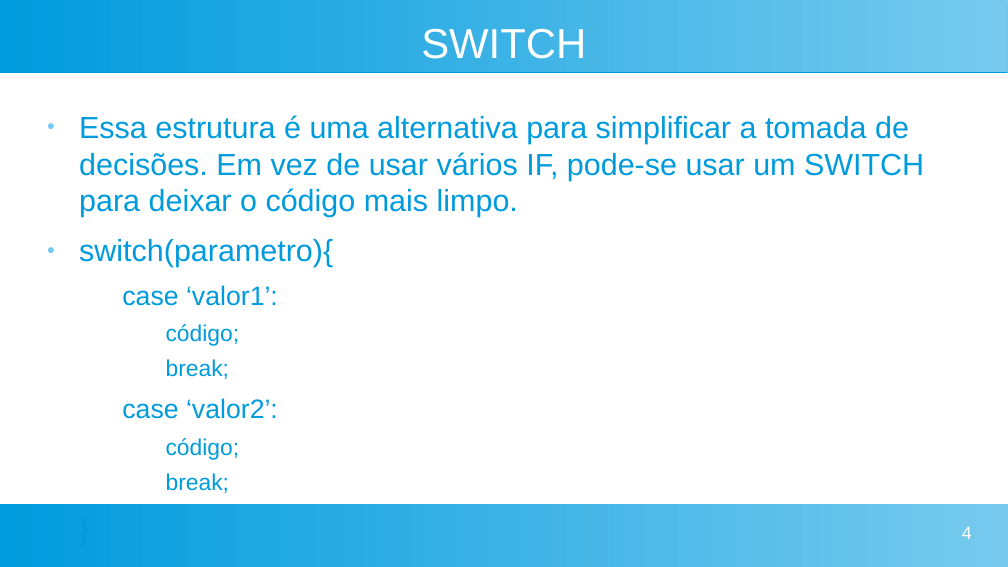
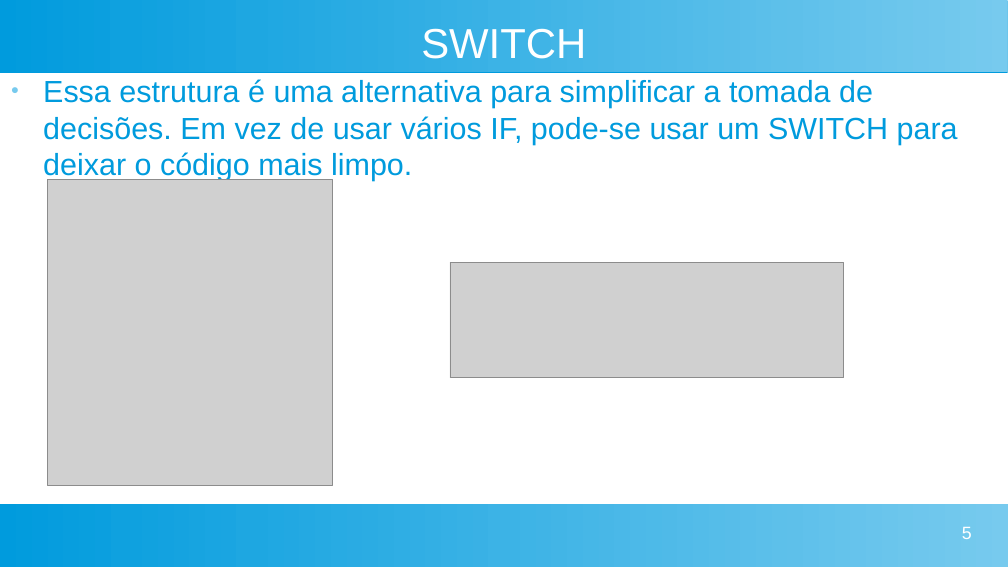
Before and after one commit to Fabio815/JavaScript, a slide deck: slide 5 of Semana 2/Apresentação-semana2.odp (slide 4 before the commit). Drawn at 1008x567 pixels with LibreOffice and Linux fonts; fonts in the diff are those of the drawing; grey boxes stand for pictures. Boxes give left, top, right and bottom in pixels: in the first picture for what was removed or moved away, otherwise in the second. Text is boxed around its words. In the diff, an @@ line names an element or a change of style, - is before the commit and + after.

```diff
--- a/Semana 2/Apresentação-semana2.odp
+++ b/Semana 2/Apresentação-semana2.odp
@@ text "Essa estrutura é uma alternativa ...": place and size @@
-text "Essa estrutura é uma alternativa ..." at (79,115,924,460)
+text "Essa estrutura é uma alternativa ..." at (43,79,958,181)
@@ picture added at (48,180,332,487) @@
@@ text at (79,239,333,460): paragraphs removed @@
-● switch(parametro){
-  case ‘valor1’:
-    código;
-    break;
-  case ‘valor2’:
-    código;
-    break;
-}
@@ picture added at (450,263,844,379) @@
@@ page number at (962,527,972,539): text changed @@
-4
+5
```
Also in this commit, not shown: 2 other slides changed, 2 slides added, 1 other file.
